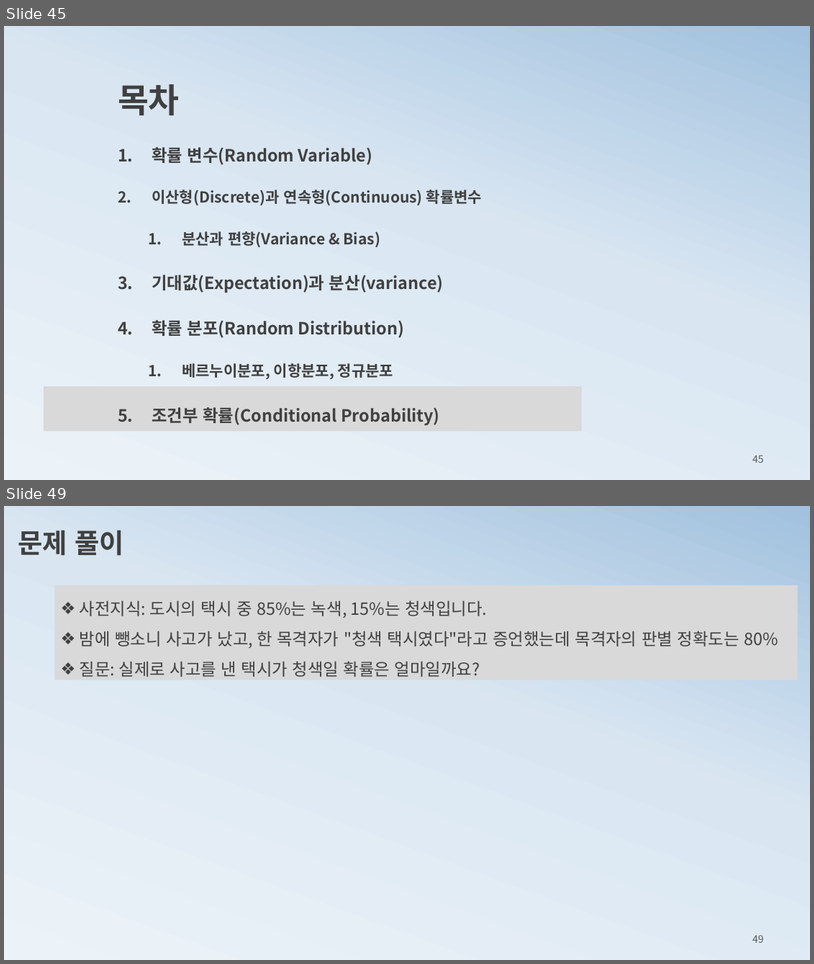
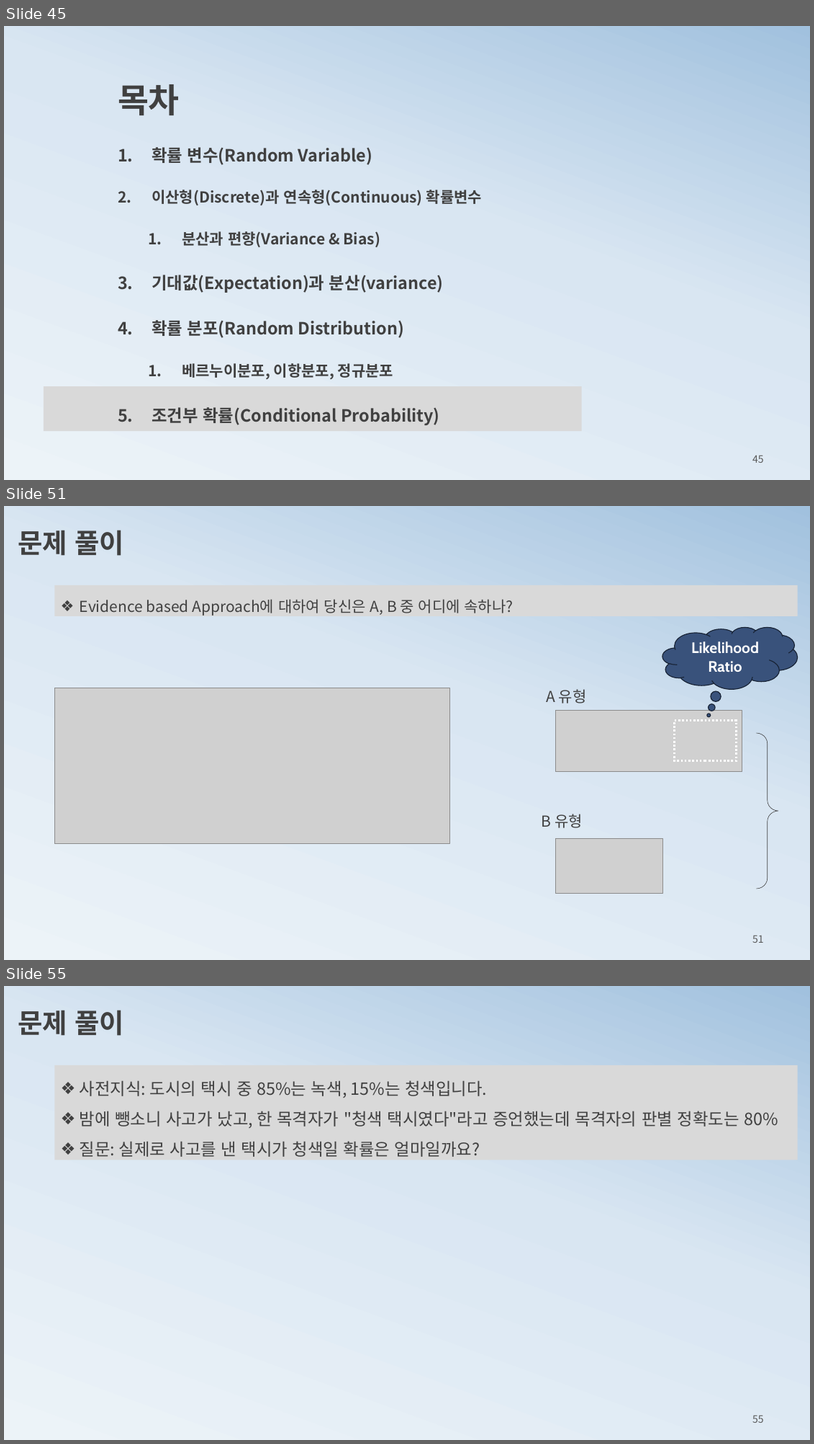
Before and after one commit to ancestor9/mathematics-for-machine-learning, a slide deck: 2_probability theory for machine learning.pptx. Shown one above the other, each under a label of ours: slides 45 and 49 before the commit, slides 45, 51 and 55 after it; the slides between them are not shown. The pictures are 814x964 and 814x1444 pixels, drawn with LibreOffice and Linux fonts; fonts in the diff are those of the drawing; grey boxes stand for pictures. Boxes give left, top, right and bottom in pixels: in the first picture for what was removed or moved away, otherwise in the second. Text is boxed around its words. In the diff, an @@ line names an element or a change of style, - is before the commit and + after.

```diff
--- a/2_probability theory for machine learning.pptx
+++ b/2_probability theory for machine learning.pptx
@@ slide 51 added at (x1=4, y1=506, x2=810, y2=960), background gradient #ECF3F8 to #D9E6F2 to #A1C1DE @@
@@ text added at (x1=18, y1=530, x2=124, y2=556), 32 pt, text #404040, bold @@
+문제 풀이
@@ rectangle added at (x1=55, y1=585, x2=797, y2=616), fill #D9D9D9, 18 pt, text #404040 @@
+❖ Evidence based Approach에 대하여 당신은 A, B 중 어디에 속하나?
@@ thought cloud added at (x1=663, y1=627, x2=797, y2=689), fill #39527B, outline #192436 1 pt, 18 pt, text #FFFFFF, bold @@
+Likelihood Ratio
@@ picture added at (x1=55, y1=687, x2=450, y2=843) @@
@@ text added at (x1=547, y1=689, x2=587, y2=703), 18 pt, text #404040 @@
+A 유형
@@ picture added at (x1=556, y1=710, x2=742, y2=772) @@
@@ rectangle added at (x1=675, y1=720, x2=736, y2=761), outline #FFFFFF 2.25 pt dashed @@
@@ left brace added at (x1=756, y1=733, x2=779, y2=888), outline #404040 0.5 pt @@
@@ text added at (x1=542, y1=813, x2=583, y2=828), 18 pt, text #404040 @@
+B 유형
@@ picture added at (x1=556, y1=838, x2=663, y2=893) @@
@@ page number added at (x1=753, y1=935, x2=764, y2=942), 12 pt, text #595959 @@
+51
@@ what was slide 49 is now slide 55 @@
@@ page number at (x1=753, y1=1415, x2=764, y2=1422): text changed @@
-49
+55
```
Also in this commit, not shown: 4 slides changed, 9 other slides added, 2 slides removed.
